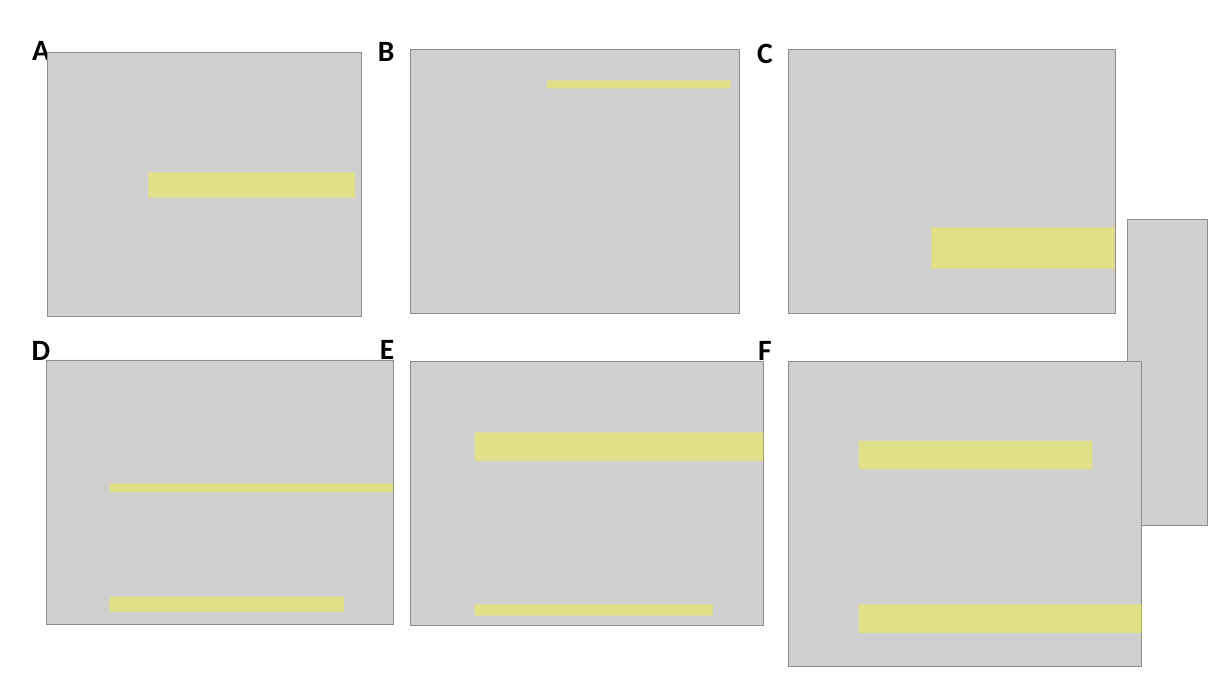
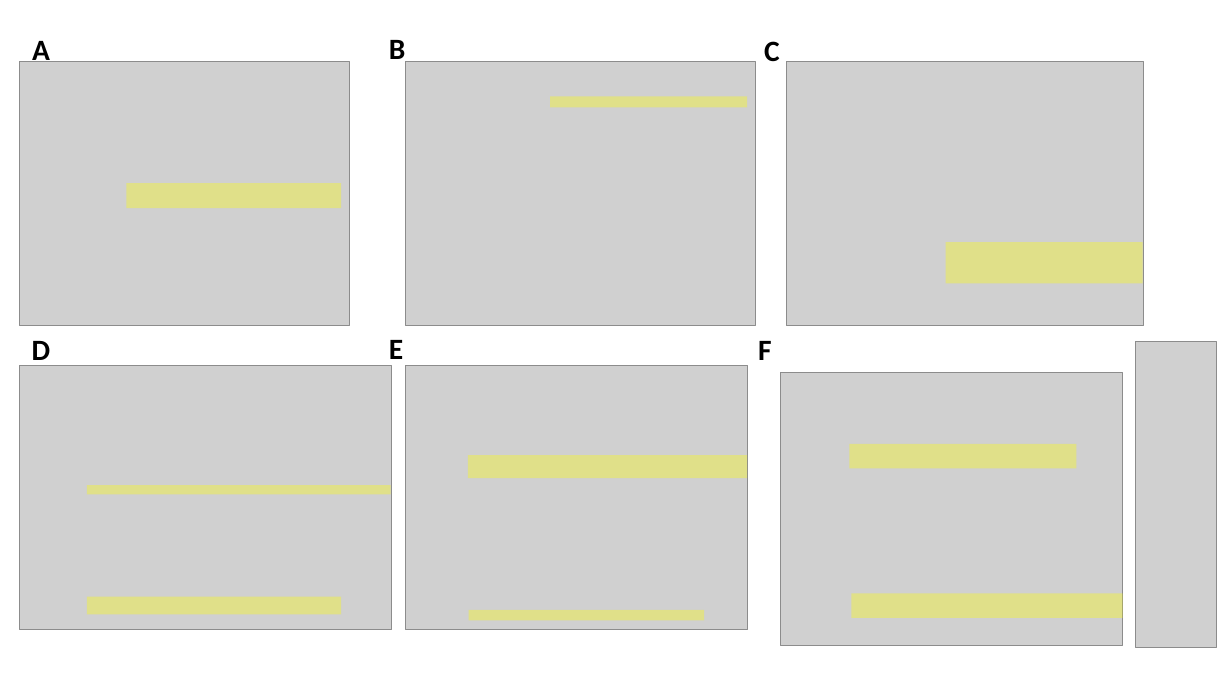
Before and after one commit to brooklabteam/Kettenburg_mada-bat-picornavirus, a slide deck: slide 1 of jane_coevolution_analysis/jane_phylogeny_images.pptx. Drawn at 1232x693 pixels with LibreOffice and Linux fonts; fonts in the diff are those of the drawing; grey boxes stand for pictures. Boxes give left, top, right and bottom in pixels: in the first picture for what was removed or moved away, otherwise in the second. Text is boxed around its words. In the diff, an @@ line names an element or a change of style, - is before the commit and + after.

```diff
--- a/jane_coevolution_analysis/jane_phylogeny_images.pptx
+++ b/jane_coevolution_analysis/jane_phylogeny_images.pptx
@@ text "B" rewrapped from <box>378,42,395,61</box> to <box>389,40,406,67</box> @@
@@ text "C": place and size @@
-text "C" at <box>757,43,773,63</box>
+text "C" at <box>764,41,780,61</box>
@@ picture: place and size @@
-picture at <box>47,53,361,317</box>
+picture at <box>19,62,349,326</box>
@@ picture: place and size @@
-picture at <box>410,50,740,314</box>
+picture at <box>406,62,755,326</box>
@@ picture: place and size @@
-picture at <box>788,50,1115,314</box>
+picture at <box>787,62,1144,326</box>
@@ rectangle: place and size @@
-rectangle at <box>547,80,731,89</box>
+rectangle at <box>550,96,747,107</box>
@@ rectangle: place and size @@
-rectangle at <box>149,173,356,198</box>
+rectangle at <box>127,183,342,208</box>
@@ rectangle: place and size @@
-rectangle at <box>932,227,1116,269</box>
+rectangle at <box>945,242,1142,284</box>
@@ text "E" rewrapped from <box>380,335,394,367</box> to <box>389,340,403,367</box> @@
@@ picture: place and size @@
-picture at <box>1128,220,1208,525</box>
+picture at <box>1136,342,1216,647</box>
@@ picture: place and size @@
-picture at <box>46,360,394,625</box>
+picture at <box>19,365,392,629</box>
@@ picture: place and size @@
-picture at <box>410,361,764,626</box>
+picture at <box>406,365,748,629</box>
@@ picture: place and size @@
-picture at <box>788,361,1141,666</box>
+picture at <box>781,372,1123,646</box>
@@ rectangle: place and size @@
-rectangle at <box>859,441,1092,470</box>
+rectangle at <box>849,444,1077,469</box>
@@ rectangle: place and size @@
-rectangle at <box>475,433,764,461</box>
+rectangle at <box>468,456,747,479</box>
@@ rectangle: place and size @@
-rectangle at <box>109,483,393,492</box>
+rectangle at <box>87,485,391,494</box>
@@ rectangle: place and size @@
-rectangle at <box>109,597,344,612</box>
+rectangle at <box>87,597,341,615</box>
@@ rectangle: place and size @@
-rectangle at <box>859,604,1142,633</box>
+rectangle at <box>851,593,1123,618</box>
@@ rectangle: place and size @@
-rectangle at <box>475,604,713,616</box>
+rectangle at <box>469,610,704,620</box>
```
Also in this commit, not shown: 47 other files.
